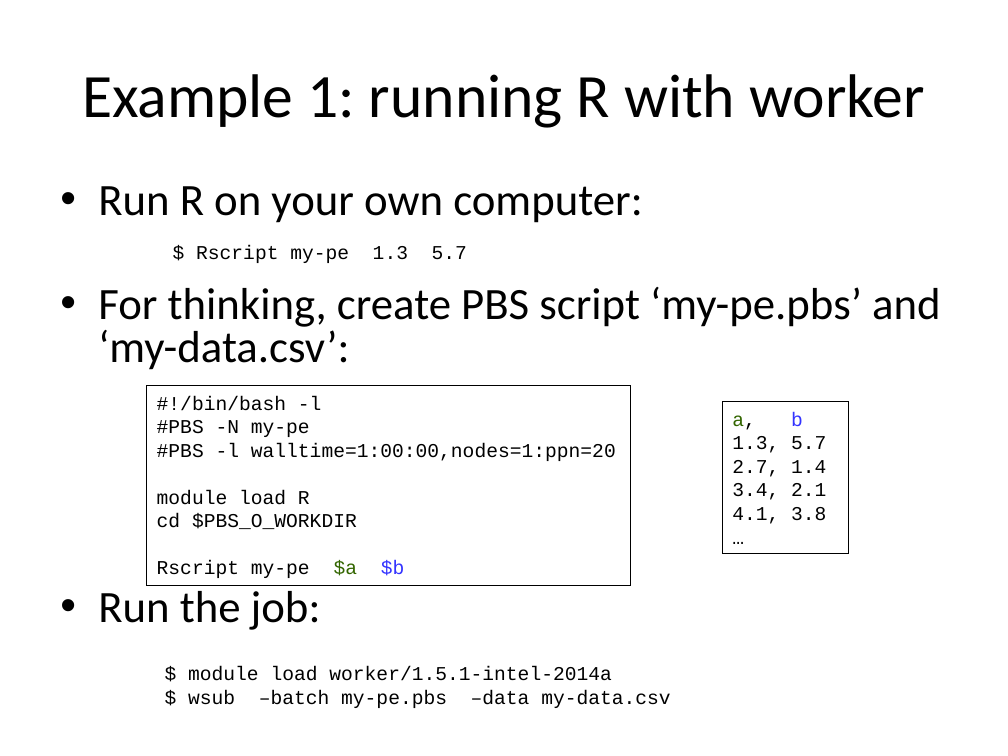
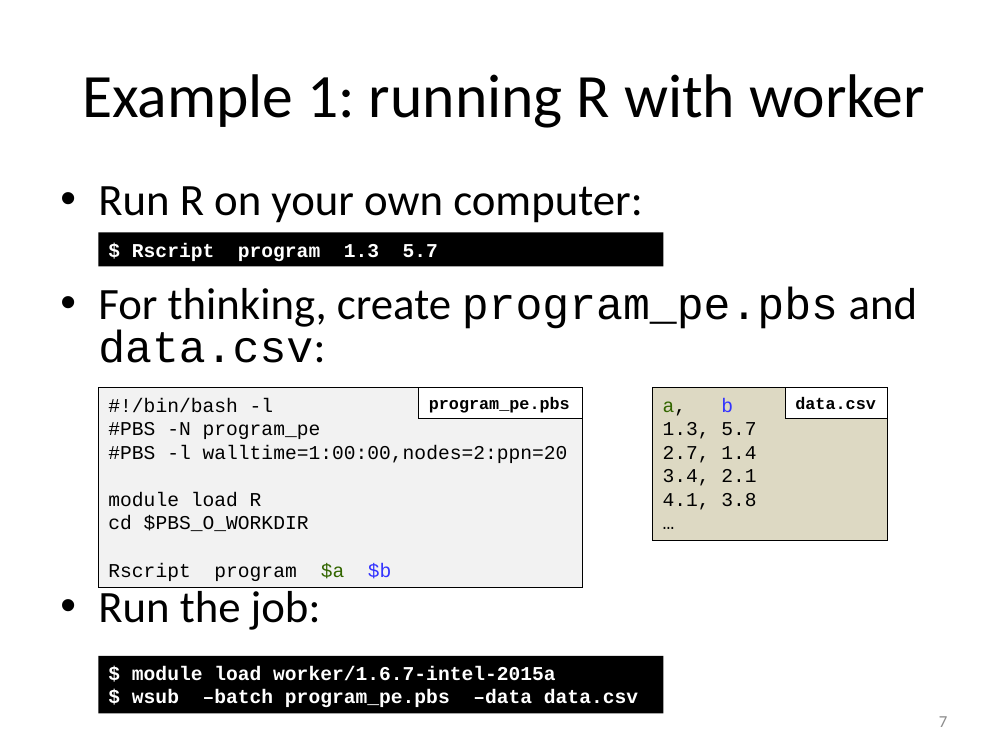
Before and after one commit to gjbex/worker, a slide deck: slide 7 of doc/worker.pptx. Drawn at 1008x756 pixels with LibreOffice and Linux fonts; fonts in the diff are those of the drawing. Boxes give left, top, right and bottom in pixels: in the first picture for what was removed or moved away, otherwise in the second. Text is boxed around its words. In the diff, an @@ line names an element or a change of style, - is before the commit and + after.

```diff
--- a/doc/worker.pptx
+++ b/doc/worker.pptx
@@ rectangle "$ Rscript program 1.3 5.7" at [99,233,663,267]: fill none to #000000 @@
@@ rectangle "$ Rscript program 1.3 5.7": place and size @@
-rectangle "$ Rscript program 1.3 5.7" at [196,245,467,263]
+rectangle "$ Rscript program 1.3 5.7" at [99,233,663,267]
@@ text in rectangle at [132,243,438,261]: text changed; text colour #000000 to #FFFFFF; bold on @@
-$ Rscript my-pe 1.3 5.7
+$ Rscript program 1.3 5.7
@@ text at [98,288,918,363]: text changed @@
-• For thinking, create PBS script ‘my-pe.pbs’ and ‘my-data.csv’:
+• For thinking, create program_pe.pbs and data.csv:
@@ rectangle "#!/bin/bash -l": place and size @@
-rectangle "#!/bin/bash -l" at [147,385,631,586]
+rectangle "#!/bin/bash -l" at [99,388,583,589]
@@ rectangle "#!/bin/bash -l" at [99,388,583,589]: fill none to #F2F2F2 @@
@@ rectangle added at [419,388,584,418], fill #FFFFFF, outline #000000 0.75 pt, 12 pt, text #000000, bold @@
+program_pe.pbs
@@ rectangle "a, b": place and size @@
-rectangle "a, b" at [723,402,849,554]
+rectangle "a, b" at [652,388,887,540]
@@ rectangle "a, b" at [652,388,887,540]: fill none to #DDD9C3 @@
@@ rectangle added at [785,388,888,418], fill #FFFFFF, outline #000000 0.75 pt, 12 pt, text #000000, bold @@
+data.csv
@@ text in rectangle at [108,422,568,463]: text changed @@
-#PBS -N my-pe
-#PBS -l walltime=1:00:00,nodes=1:ppn=20
+#PBS -N program_pe
+#PBS -l walltime=1:00:00,nodes=2:ppn=20
@@ text in rectangle at [108,563,392,581]: text changed @@
-Rscript my-pe $a $b
+Rscript program $a $b
@@ rectangle "$ module load worker/1.6.7-intel-2015a": place and size @@
-rectangle "$ module load worker/1.6.7-intel-2015a" at [188,666,670,708]
+rectangle "$ module load worker/1.6.7-intel-2015a" at [99,656,663,714]
@@ rectangle "$ module load worker/1.6.7-intel-2015a" at [99,656,663,714]: fill none to #000000 @@
@@ text in rectangle at [132,666,638,707]: text changed; text colour #000000 to #FFFFFF; bold on @@
-$ module load worker/1.5.1-intel-2014a
-$ wsub –batch my-pe.pbs –data my-data.csv
+$ module load worker/1.6.7-intel-2015a
+$ wsub –batch program_pe.pbs –data data.csv
@@ page number added at [939,716,947,727], 12 pt, text #8C8C8C @@
+7
```
Also in this commit, not shown: 28 other slides changed, 2 slides added, 1 slide removed.
